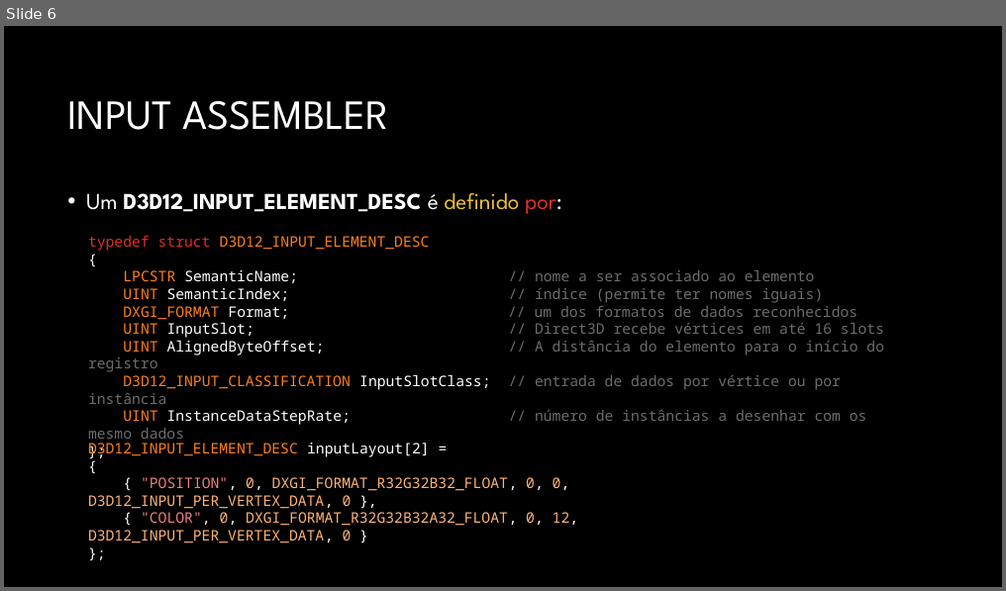
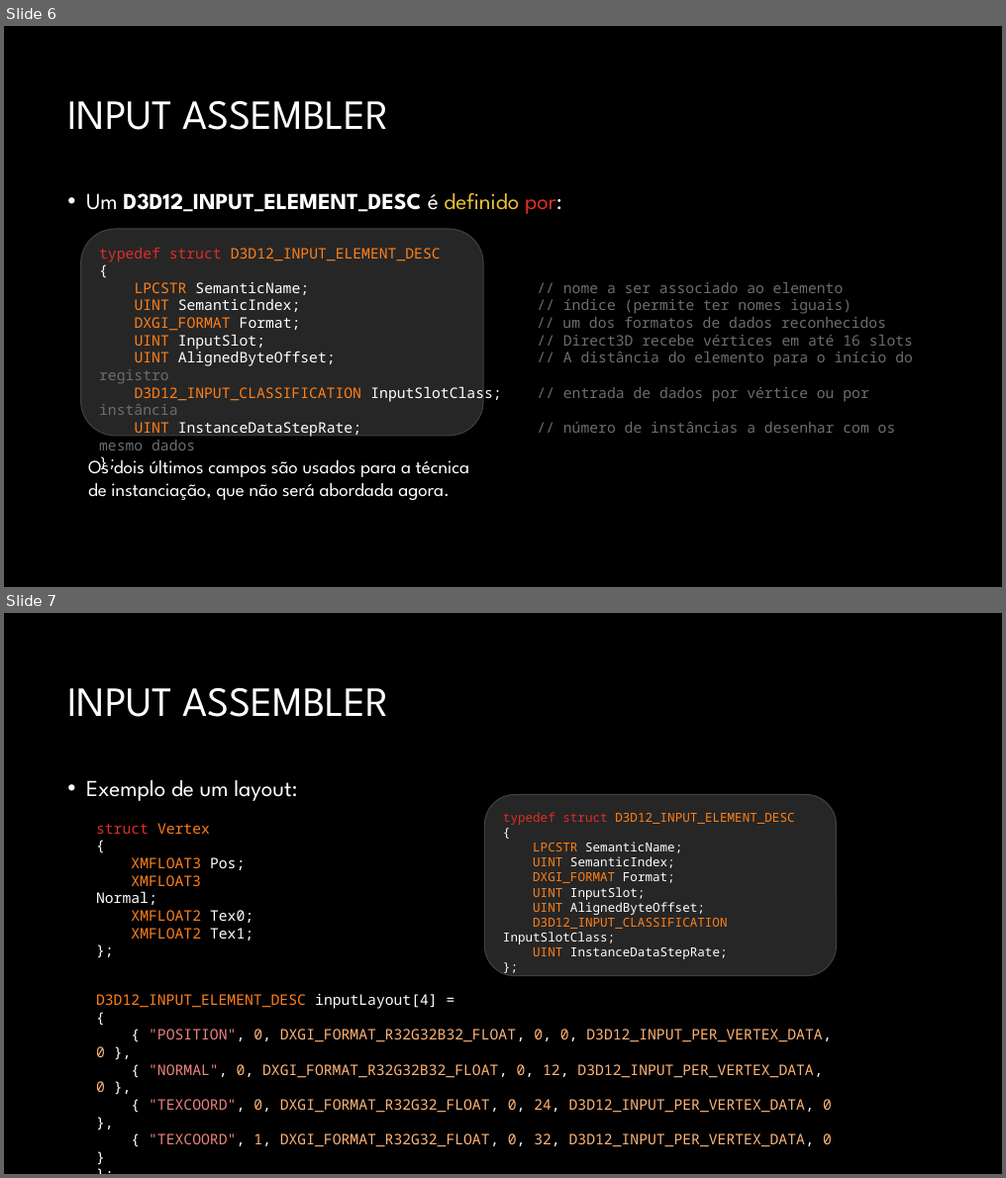
Before and after one commit to JudsonSS/CG, a slide deck: Slides/08. Desenho no Direct3D.pptx. Shown one above the other, each under a label of ours: slide 6 before the commit, slides 6 and 7 after it. The pictures are 1006x591 and 1006x1178 pixels, drawn with LibreOffice and Linux fonts; fonts in the diff are those of the drawing; background and template pictures are left out. Boxes give left, top, right and bottom in pixels: in the first picture for what was removed or moved away, otherwise in the second. Text is boxed around its words. In the diff, an @@ line names an element or a change of style, - is before the commit and + after.

```diff
--- a/Slides/08. Desenho no Direct3D.pptx
+++ b/Slides/08. Desenho no Direct3D.pptx
@@ slide 7 added at [4, 613, 1002, 1174], background #000000 @@
@@ title added at [67, 687, 389, 717], 40 pt, text #FFFFFF @@
+INPUT ASSEMBLER
@@ text added at [86, 780, 297, 801], 22 pt, text #FFFFFF @@
+• Exemplo de um layout:
@@ rounded rectangle added at [484, 795, 837, 976], fill #262626, outline #404040 1 pt @@
@@ text added at [503, 812, 794, 959], 12 pt, text #FFFFFF @@
+typedef struct D3D12_INPUT_ELEMENT_DESC
+{
+LPCSTR SemanticName;
+UINT SemanticIndex;
+DXGI_FORMAT Format;
+UINT InputSlot;
+UINT AlignedByteOffset;
+D3D12_INPUT_CLASSIFICATION InputSlotClass;
+UINT InstanceDataStepRate;
+};
@@ text added at [96, 823, 253, 941], 14 pt, text #FE801A @@
+struct Vertex
+{
+XMFLOAT3 Pos;
+XMFLOAT3 Normal;
+XMFLOAT2 Tex0;
+XMFLOAT2 Tex1;
+};
@@ text added at [96, 994, 832, 1148], 14 pt, text #FEB376 @@
+D3D12_INPUT_ELEMENT_DESC inputLayout[4] =
+{
+{ "POSITION", 0, DXGI_FORMAT_R32G32B32_FLOAT, 0, 0, D3D12_INPUT_PER_VERTEX_DATA, 0 },
+{ "NORMAL", 0, DXGI_FORMAT_R32G32B32_FLOAT, 0, 12, D3D12_INPUT_PER_VERTEX_DATA, 0 },
+{ "TEXCOORD", 0, DXGI_FORMAT_R32G32_FLOAT, 0, 24, D3D12_INPUT_PER_VERTEX_DATA, 0 },
+{ "TEXCOORD", 1, DXGI_FORMAT_R32G32_FLOAT, 0, 32, D3D12_INPUT_PER_VERTEX_DATA, 0 }
+};
@@ slide 6 changed as well @@
@@ rounded rectangle added at [81, 229, 484, 436], fill #262626, outline #404040 1 pt @@
@@ text "typedef struct D3D12_INPUT_ELEMENT_DESC" rewrapped from [88, 235, 884, 425] to [99, 248, 913, 433] @@
@@ text removed at [88, 443, 579, 544] @@
-D3D12_INPUT_ELEMENT_DESC inputLayout[2] =
-{
-{ "POSITION", 0, DXGI_FORMAT_R32G32B32_FLOAT, 0, 0, D3D12_INPUT_PER_VERTEX_DATA, 0 },
-{ "COLOR", 0, DXGI_FORMAT_R32G32B32A32_FLOAT, 0, 12, D3D12_INPUT_PER_VERTEX_DATA, 0 }
-};
@@ text added at [88, 461, 470, 500], 18 pt, text #FFFFFF @@
+Os dois últimos campos são usados para a técnica de instanciação, que não será abordada agora.
```
Also in this commit, not shown: 6 other slides changed, 32 other slides added, 16 slides removed.
